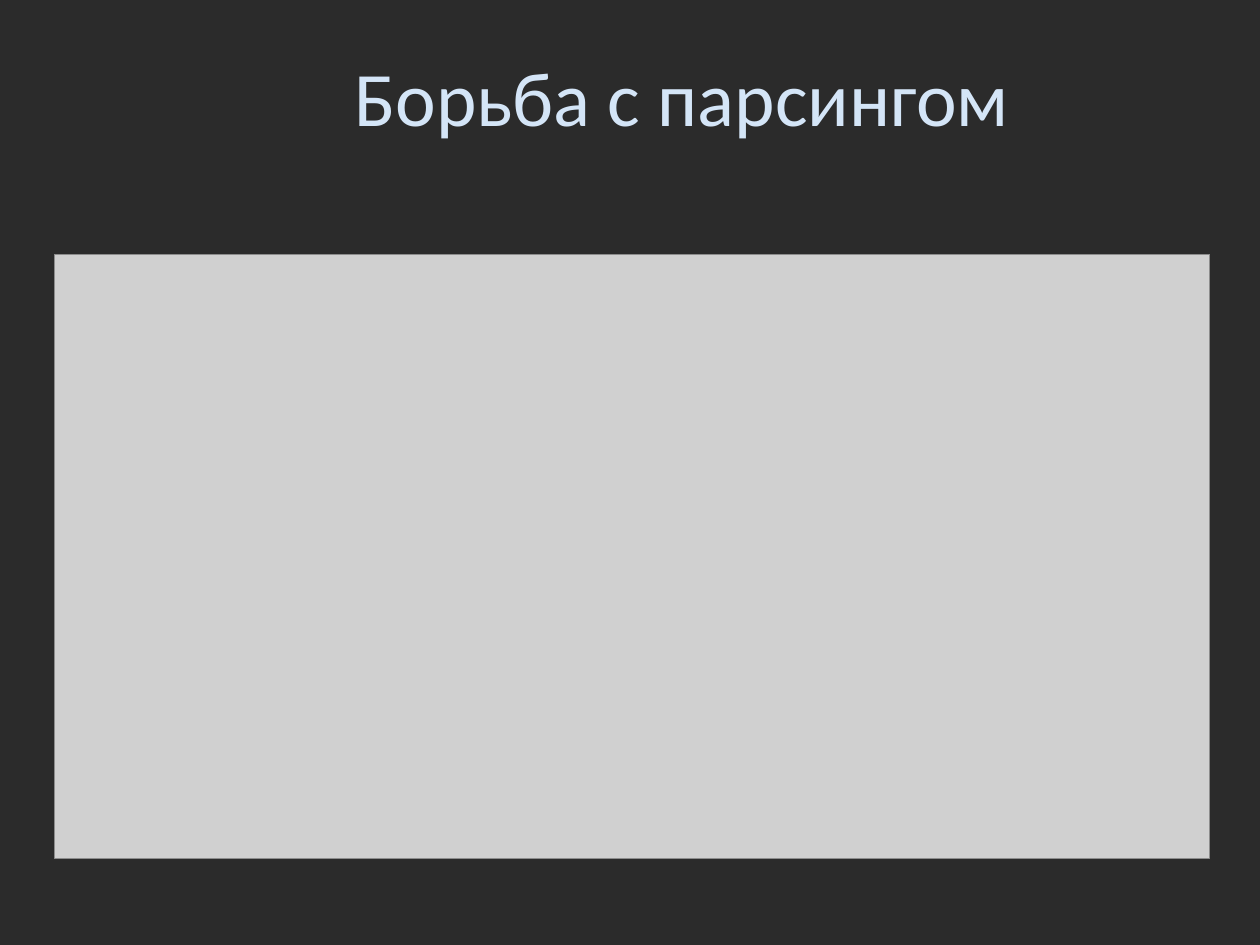
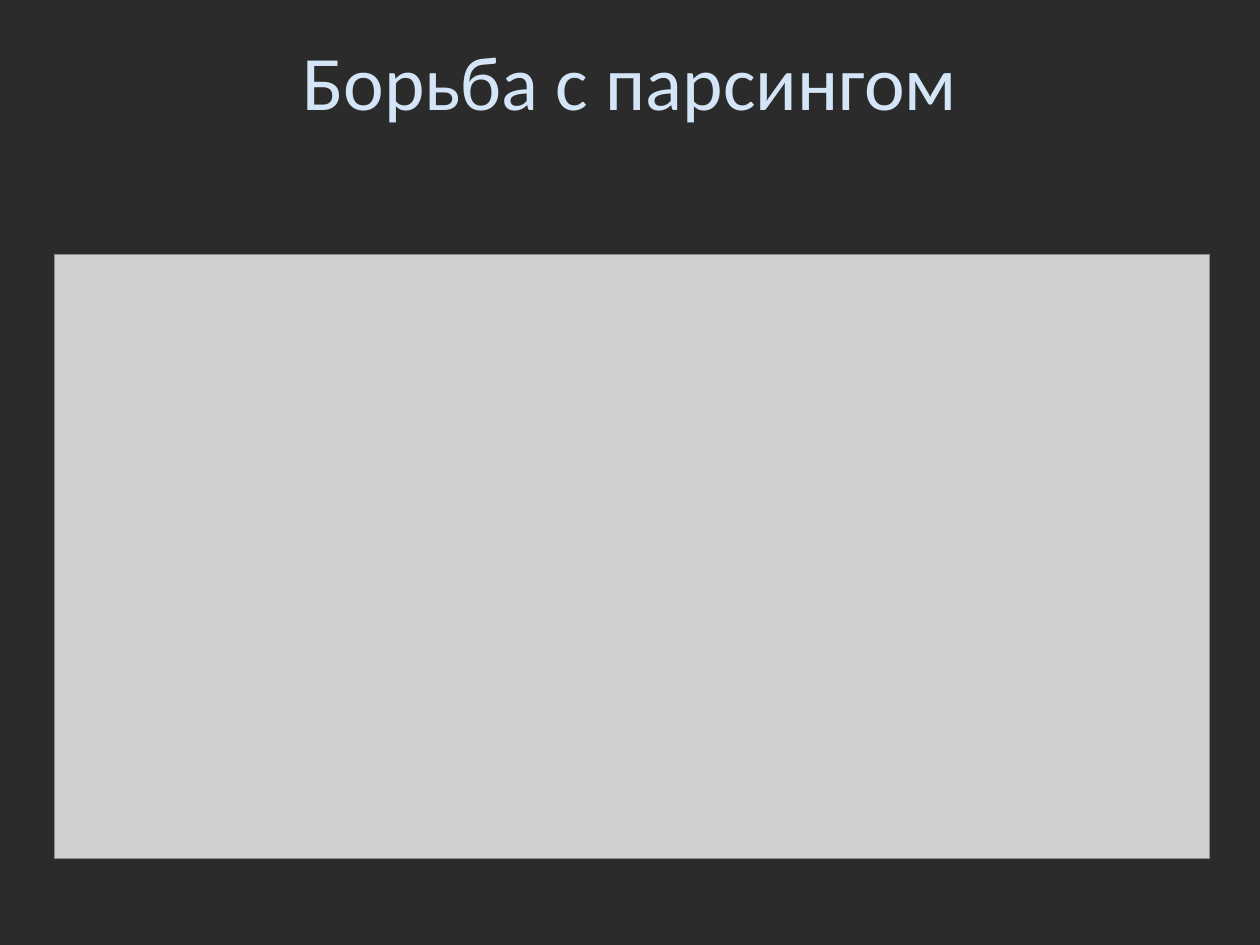
Before and after one commit to SkibaSAY/Doclad_Sniffers, a slide deck: slide 7 of Доклад_Снифферы.pptx (slide 8 before the commit). Drawn at 1260x945 pixels with LibreOffice and Linux fonts; fonts in the diff are those of the drawing; grey boxes stand for pictures; background and template pictures are left out; a plain dark background stands for a picture behind light text. Boxes give left, top, right and bottom in pixels: in the first picture for what was removed or moved away, otherwise in the second. Text is boxed around its words. In the diff, an @@ line names an element or a change of style, - is before the commit and + after.

```diff
--- a/Доклад_Снифферы.pptx
+++ b/Доклад_Снифферы.pptx
@@ title "Борьба с парсингом": place and size @@
-title "Борьба с парсингом" at (354, 73, 1009, 139)
+title "Борьба с парсингом" at (302, 57, 957, 123)
```
Also in this commit, not shown: 18 other slides changed, 10 slides added, 3 slides removed, 1 other file.
